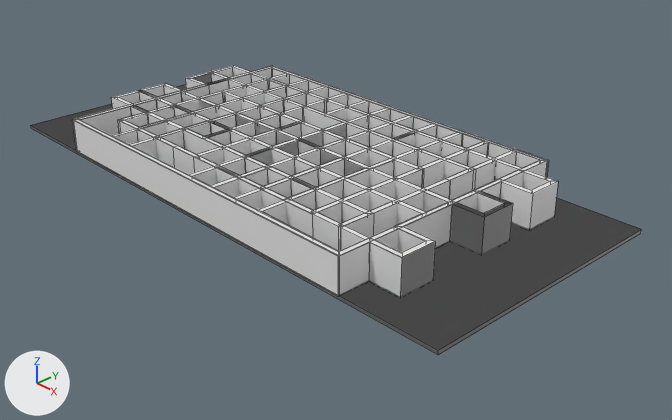
Renders of the Blender file Labyrinth.blend from each side of a commit.
Rendered twice from a 50 mm camera at (0.651, -0.561, 0.378) aimed at (0.043, 0.011, -0.031). Every picture has the same lights, and +X, +Y and +Z are marked at lower left. Mesh edges are drawn as thin lines.

Script lines for the objects in view, before the commit:
```python
me_cube_002 = bpy.data.meshes.new('Cube.002')
me_cube_002.from_pydata(...)  # 185 vertices, 141 faces; spans x -0.304..0.304, y -0.136..0.136, z -0.009..0.161
# before: 4 (-0.201, 0.136, 0.002), 6 (-0.196, 0.131, 0.161) at pixel (272, 67), 7 (-0.201, 0.136, 0.161) at pixel (272, 66), 12 (0.201, 0.136, 0.002), 14 (0.196, 0.131, 0.161) at pixel (541, 160)
# before: 15 (0.201, 0.136, 0.161) at pixel (548, 160), 18 (0.166, 0.136, 0.002), 19 (0.168, 0.131, 0.161) at pixel (516, 151), 20 (0.166, 0.136, 0.161) at pixel (517, 149), 21 (0.163, 0.131, 0.161) at pixel (512, 150)
# before: 38 (0.163, -0.1, 0.161) at pixel (338, 224), 39 (0.168, -0.1, 0.161) at pixel (342, 227)
me_cube_003 = bpy.data.meshes.new('Cube.003')
me_cube_003.from_pydata(...)  # 235 vertices, 172 faces; spans x -0.304..0.304, y -0.135..0.135, z -0.009..0.162
me_cube_004 = bpy.data.meshes.new('Cube.004')
me_cube_004.from_pydata(...)  # 324 vertices, 234 faces; spans x -0.304..0.304, y -0.135..0.135, z -0.009..0.161
me_cube_005 = bpy.data.meshes.new('Cube.005')
me_cube_005.from_pydata(...)  # 303 vertices, 203 faces; spans x -0.304..0.304, y -0.135..0.135, z -0.009..0.161
me_cube_006 = bpy.data.meshes.new('Cube.006')
me_cube_006.from_pydata(...)  # 317 vertices, 217 faces; spans x -0.304..0.304, y -0.135..0.135, z -0.009..0.162
ob_lab1 = bpy.data.objects.new('Lab1', me_cube_002)
ob_lab1.location = (0.0, 0.0, 0.0)
ob_lab1.scale = (1.0, 1.0, 0.224)
ob_lab2 = bpy.data.objects.new('Lab2', me_cube_003)
ob_lab2.location = (0.0, 0.0, 0.0)
ob_lab2.scale = (1.0, 1.0, 0.224)
ob_lab3 = bpy.data.objects.new('Lab3', me_cube_004)
ob_lab3.location = (0.0, 0.0, 0.0)
ob_lab3.scale = (1.0, 1.0, 0.224)
ob_lab4 = bpy.data.objects.new('Lab4', me_cube_005)
ob_lab4.location = (0.0, 0.0, 0.0)
ob_lab4.scale = (1.0, 1.0, 0.224)
ob_lab5 = bpy.data.objects.new('Lab5', me_cube_006)
ob_lab5.location = (0.0, 0.0, 0.0)
ob_lab5.scale = (1.0, 1.0, 0.224)
```
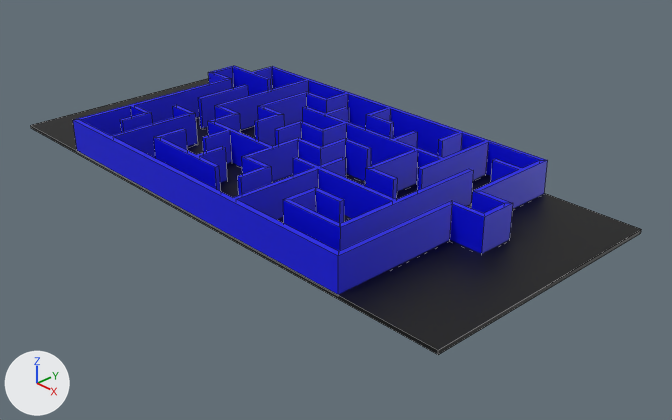
The change in detail:
Material 'Blue' (mat_blue) is new.
Its base color is (0.0, 0.00185, 0.8) (blue #0006e7).
Material 'Black' (mat_black) is new.
Its base color is (0.0, 0.0, 0.0) (black #000000).
me_cube_002 is used by ob_lab1; location (0.0, 0.0, 0.0); scale (1.0, 1.0, 0.224).
Verts and faces of me_cube_002; kept vertices keep their numbers, new ones are numbered from 185.
me_cube_002 had 185 vertices, 141 faces and spanned x -0.304..0.304, y -0.136..0.136, z -0.009..0.161.
me_cube_002 now has 184 vertices, 137 faces and spans x -0.304..0.304, y -0.136..0.136, z -0.009..0.161.
Part 1, on me_cube_002:
Vertices deleted: 20 (with the faces that use them).
Faces deleted: (19, 21, 38, 39).
New faces: (6, 21, 38, 39, 19, 14, 15, 7), (4, 7, 15, 12, 18) (mat_blue (blue #0006e7)).
me_cube_002 part 2: 129 faces spanning x -0.236..0.236, y -0.136..0.136, z 0.002..0.161 switch from no material to mat_blue (blue #0006e7).
me_cube_002 now uses material mat_black (black #000000).
me_cube_003 has 235 vertices, 172 faces and spans x -0.304..0.304, y -0.135..0.135, z -0.009..0.162.
me_cube_003 is used by ob_lab2; location (0.0, 0.0, 0.0); scale (1.0, 1.0, 0.224).
me_cube_003 part 3: 166 of the faces centred in x -0.236..0.236, y -0.134..0.134, z 0.002..0.162 switch from no material to mat_blue (blue #0006e7).
me_cube_003 now uses material mat_black (black #000000).
me_cube_004 has 324 vertices, 234 faces and spans x -0.304..0.304, y -0.135..0.135, z -0.009..0.161.
me_cube_004 is used by ob_lab3; location (0.0, 0.0, 0.0); scale (1.0, 1.0, 0.224).
me_cube_004 part 4: all 3 faces centred in x 0.0, y 0.0..0.135, z -0.009..0.009 switch from no material to mat_black (black #000000).
me_cube_004 part 5: the 1 face centred in x 0.0, y -0.135, z 0.0 switches from no material to mat_black (black #000000).
me_cube_004 part 6: the 1 face centred in x 0.304, y 0.0, z 0.0 switches from no material to mat_black (black #000000).
me_cube_004 part 7: 228 of the faces centred in x -0.236..0.236, y -0.135..0.135, z 0.002..0.161 switch from no material to mat_blue (blue #0006e7).
me_cube_005 has 303 vertices, 203 faces and spans x -0.304..0.304, y -0.135..0.135, z -0.009..0.161.
me_cube_005 is used by ob_lab4; location (0.0, 0.0, 0.0); scale (1.0, 1.0, 0.224).
me_cube_005 part 8: 197 of the faces centred in x -0.236..0.236, y -0.134..0.134, z 0.002..0.161 switch from no material to mat_blue (blue #0006e7).
me_cube_005 now uses material mat_black (black #000000).
me_cube_006 has 317 vertices, 217 faces and spans x -0.304..0.304, y -0.135..0.135, z -0.009..0.162.
me_cube_006 is used by ob_lab5; location (0.0, 0.0, 0.0); scale (1.0, 1.0, 0.224).
me_cube_006 part 9: 211 of the faces centred in x -0.236..0.236, y -0.135..0.135, z 0.002..0.162 switch from no material to mat_blue (blue #0006e7).
me_cube_006 now uses material mat_black (black #000000).
Object 'Lab1' (ob_lab1) is now hidden.
Object 'Lab2' (ob_lab2) is now hidden.
Object 'Lab4' (ob_lab4) is now hidden.
Object 'Lab5' (ob_lab5) is now hidden.

Changed parts and their boxes [x1, y1, x2, y2] in the pictures (672 x 420 px):
'Lab1', hidden: before [72, 80, 516, 296]
'Lab5', hidden: before [74, 66, 549, 296]
'Lab2', hidden: before [73, 66, 558, 256]
'Lab4', hidden: before [95, 68, 540, 296]
part 1 of me_cube_002, cut back: before [350, 151, 515, 224]
part 2 of me_cube_002, recoloured: before [72, 80, 516, 296]
part 4 of me_cube_004, recoloured (grey to black): [32, 84, 641, 350] in both
part 5 of me_cube_004, recoloured (grey to black): [31, 125, 438, 355] in both
part 6 of me_cube_004, recoloured: [438, 229, 642, 355] in both
part 7 of me_cube_004, recoloured (grey to blue): before [80, 66, 538, 254]; after [73, 66, 548, 294]
